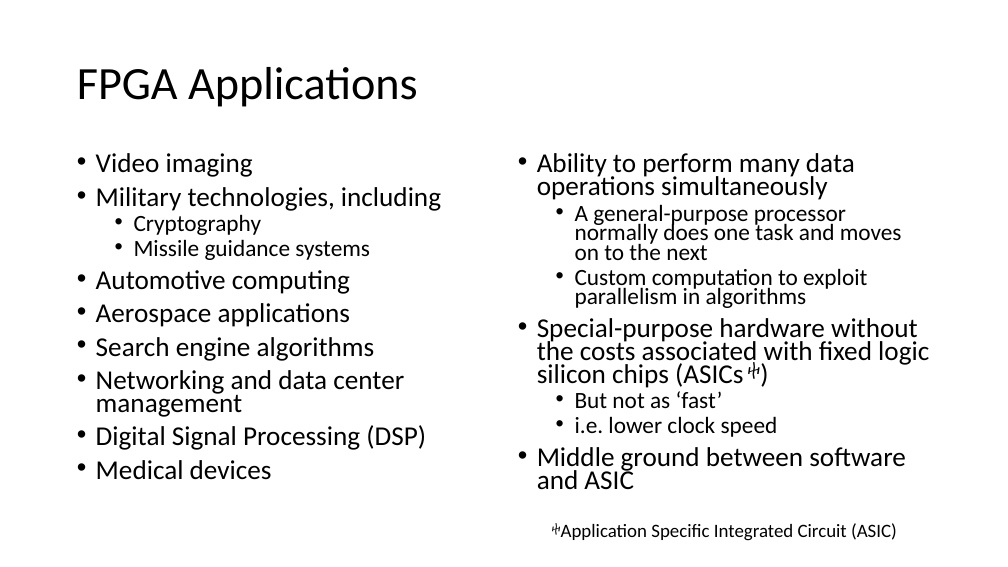
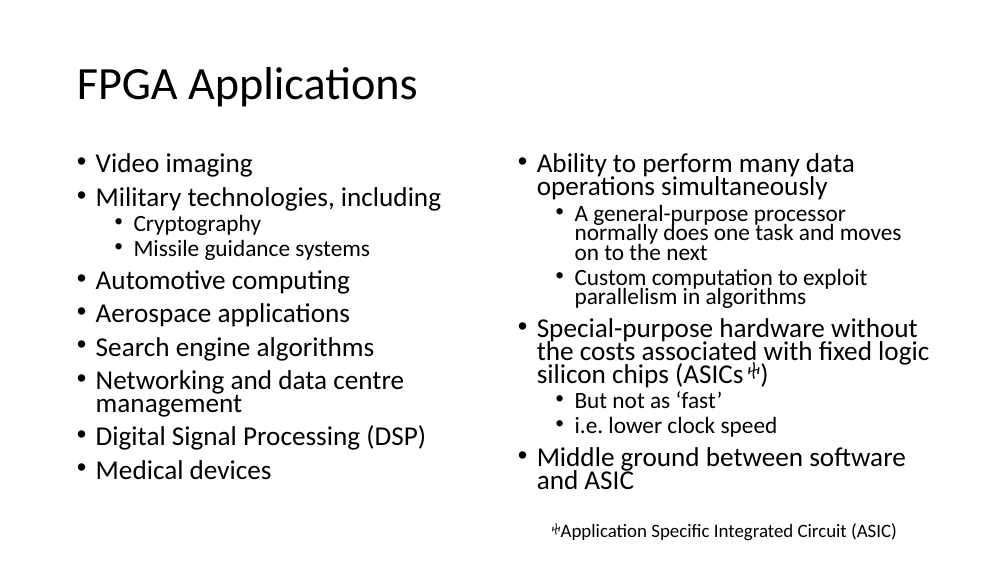
Before and after one commit to house-of-abbey/scratch_vhdl, a slide deck: slide 4 of docs/Training/Training_Material.pptx. Drawn at 1008x567 pixels with LibreOffice and Linux fonts; fonts in the diff are those of the drawing. Boxes give left, top, right and bottom in pixels: in the first picture for what was removed or moved away, otherwise in the second. Text is boxed around its words. In the diff, an @@ line names an element or a change of style, - is before the commit and + after.

```diff
--- a/docs/Training/Training_Material.pptx
+++ b/docs/Training/Training_Material.pptx
@@ text at [96, 370, 404, 417]: text changed @@
-• Networking and data center management
+• Networking and data centre management
```
Also in this commit, not shown: 5 other slides changed, 8 other files.
